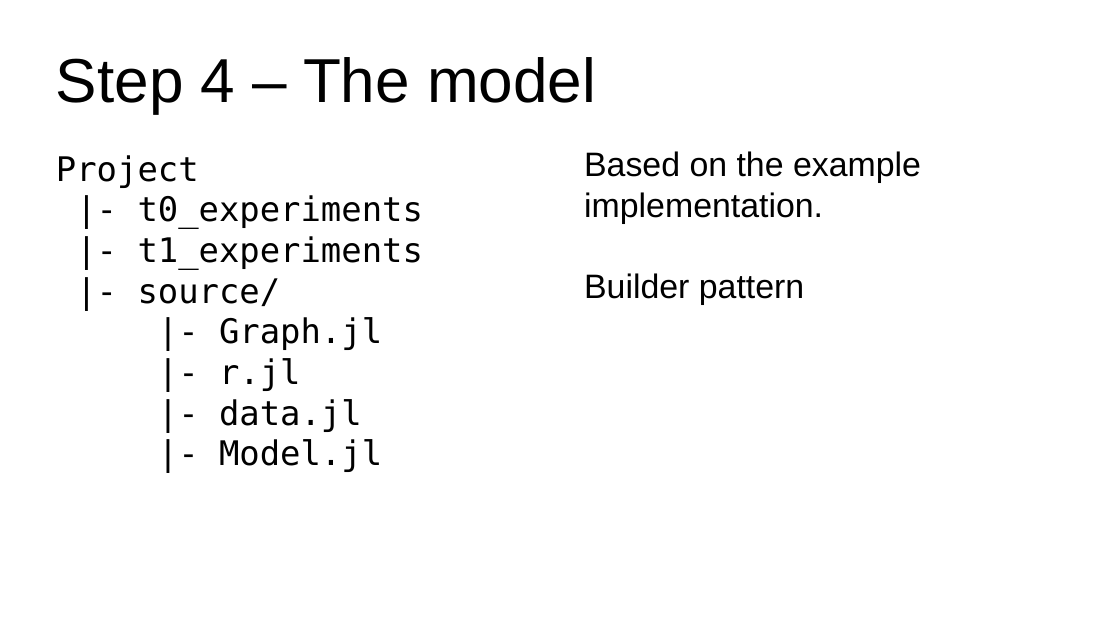
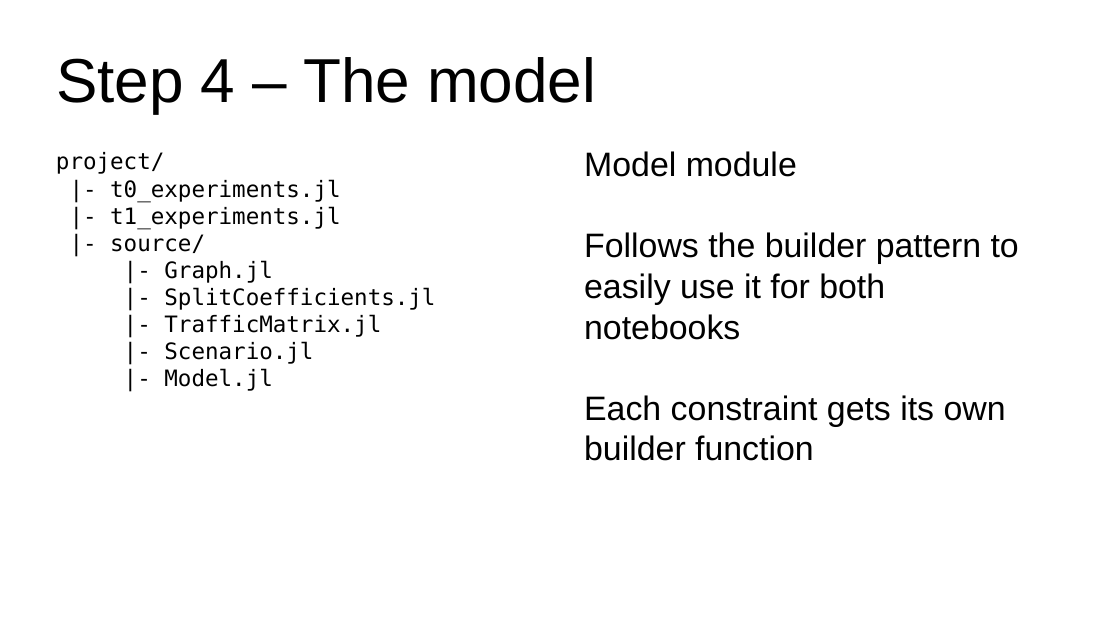
Before and after one commit to BytebenderCoco/kapt_orange_challenge, a slide deck: slide 5 of presentation/sketch.odp. Drawn at 1120x630 pixels with LibreOffice and Linux fonts; fonts in the diff are those of the drawing. Boxes give left, top, right and bottom in pixels: in the first picture for what was removed or moved away, otherwise in the second. Text is boxed around its words. In the diff, an @@ line names an element or a change of style, - is before the commit and + after.

```diff
--- a/presentation/sketch.odp
+++ b/presentation/sketch.odp
@@ text at [56,152,340,229]: text changed; size 24 to 16 pt @@
-Project
-|- t0_experiments
-|- t1_experiments
+project/
+|- t0_experiments.jl
+|- t1_experiments.jl
@@ text at [584,151,1019,461]: text changed @@
-Based on the example implementation.
-Builder pattern
+Model module
+Follows the builder pattern to easily use it for both notebooks
+Each constraint gets its own builder function
@@ text at [110,234,272,391]: size 24 to 16 pt in "|- source/", "|- Graph.jl", "|- Model.jl" @@
@@ text at [164,287,435,364]: text changed; size 24 to 16 pt @@
-|- r.jl
-|- data.jl
+|- SplitCoefficients.jl
+|- TrafficMatrix.jl
+|- Scenario.jl
```
Also in this commit, not shown: 8 other slides changed, 4 slides removed, 1 other file.
